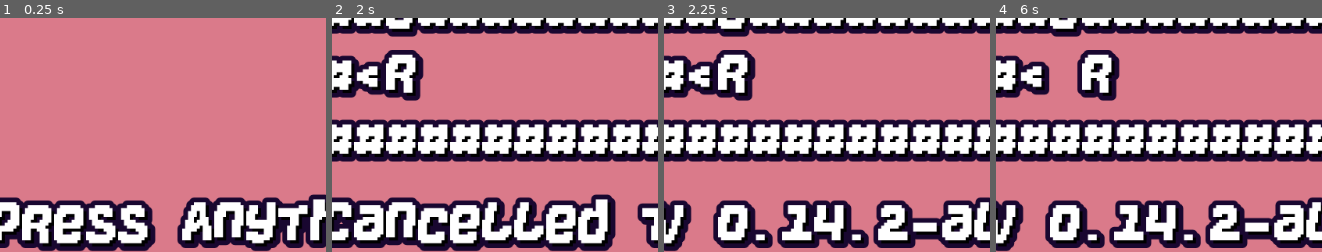
Above: before the commit, frames 1-4 (left to right).
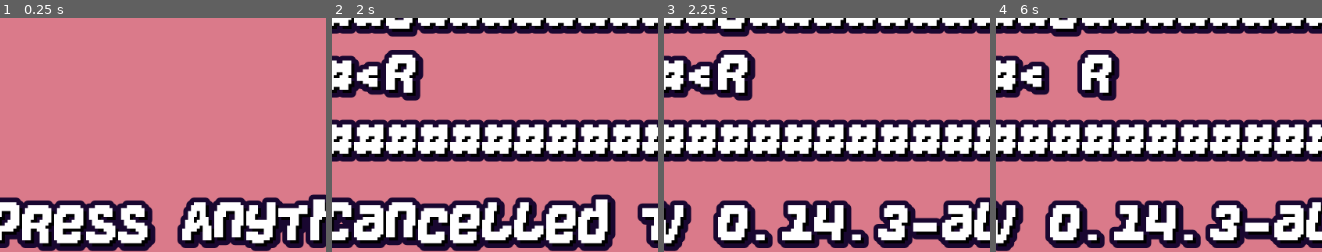
Above: after the commit, the same moments.

Repository: KaizNike/Defeating-User-Built-Dungeon
Game: Godot game, scene res://Main.tscn
Same seed, same stepped clock (60 frames per second), same inputs: the game is played once before the commit and once after it.
Inputs (mouse positions are % of the whole screen's width and height, from its top left):
- Up to frame 1 (0.25 s): no input
- Up to frame 2 (2 s): tap Enter at 0.5 s; move the mouse to (88, 45) at 0.52 s; hold Keypad 6 (fire_right) 0.53-1.28 s; hold X (fire) 0.53-1.28 s; tap R (reset) at 1.25 s; move the mouse to (37, 55) at 1.27 s; hold Keypad 2 (fire_down) from 1.28 s (still down); tap Z (use_scroll) at 1.35 s
- Up to frame 3 (2.25 s): tap R (reset) at 2 s; move the mouse to (74, 28) at 2.02 s; release Keypad 2 (fire_down) at 2.03 s; hold Keypad 6 (fire_right) from 2.03 s (still down); hold V (version_display) from 2.03 s (still down)
- Up to frame 4 (6 s): tap R (reset) at 2.75, 3.5, 4.25 s; move the mouse to (55, 70) at 2.77 s; release Keypad 6 (fire_right) at 2.78 s; release V (version_display) at 2.78 s; hold Keypad 8 (fire_up) 2.78-3.53 s; tap . (wait) at 2.85 s; move the mouse to (98, 65) at 3.52 s; hold Keypad 4 (fire_left) 3.53-5.03 s; tap Shift at 3.6 s; move the mouse to (25, 35) at 4.27 s; tap X (fire) at 4.35 s; move the mouse to (67, 50) at 5.02 s; hold Keypad 2 (fire_down) 5.03-5.78 s; hold Z (use_scroll) 5.03-5.78 s; move the mouse to (43, 25) at 5.77 s; hold Keypad 6 (fire_right) from 5.78 s (still down); tap V (version_display) at 5.85 s
The pictures show only the part of the screen within x 2-52%, y 50-100%; the shares and areas given below are measured in that part.

Frames 1-2 are identical in both runs. In frame 3, 1.0% of the frame differs, in the area x 64-78%, y 77-99%; in frame 4, 1.0%.

Commit message:
0.14.3 patch - return after saving level

Diff:
--- a/Defeating User Built Dungeon/Main.gd
+++ b/Defeating User Built Dungeon/Main.gd
@@ -2,8 +2,8 @@
 extends Node
 
 # Major, Minor, Patch
-var version = [0, 14, 2, "-alpha"]
-# Tiles List with F2 or "
+var version = [0, 14, 3, "-alpha"]
+# Fix movement on saving
 
 # Future ideas - Friendly or neutral mobs, ghosts (spawn in reused rooms where player died), Pets
 
@@ -231,6 +231,7 @@
 		opposite = !opposite
 		frozenInputs = opposite
 		textEdit.visible = opposite
+		return
 	if (waiting and pageSelect) and (event.is_action_pressed("ui_page_down") or event.is_action_pressed("ui_page_up")):
 		if event.is_action_pressed("ui_page_down"):
 			if currentPageShown == numOfPages:
--- a/Defeating User Built Dungeon/Main.tscn
+++ b/Defeating User Built Dungeon/Main.tscn
@@ -12,9 +12,6 @@
 margin_right = 1024.0
 margin_bottom = 600.0
 dragger_visibility = 2
-__meta__ = {
-"_edit_use_anchors_": false
-}
 
 [node name="LevelLabel" type="Label" parent="VSplitContainer"]
 margin_right = 1024.0
